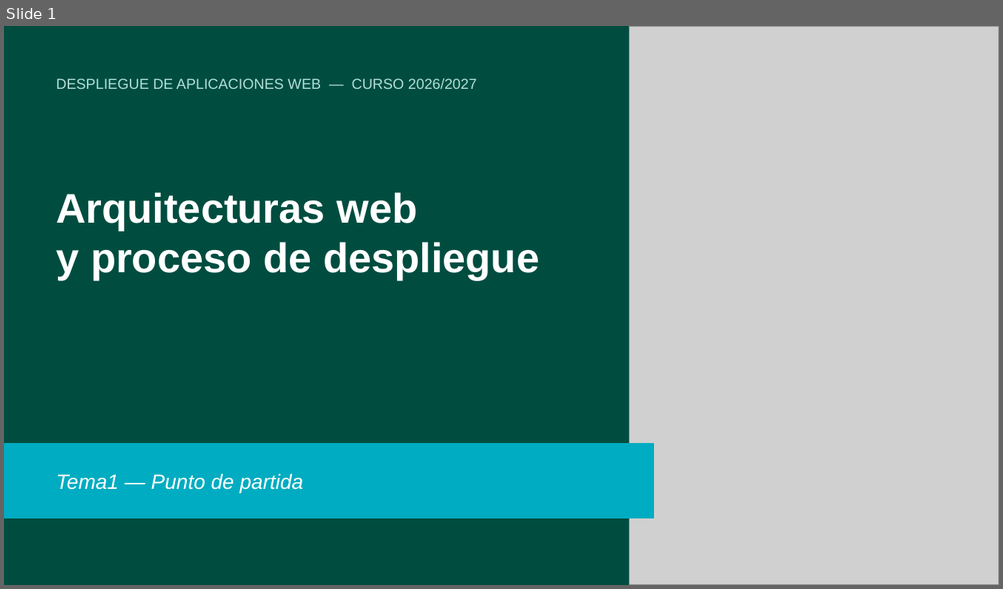
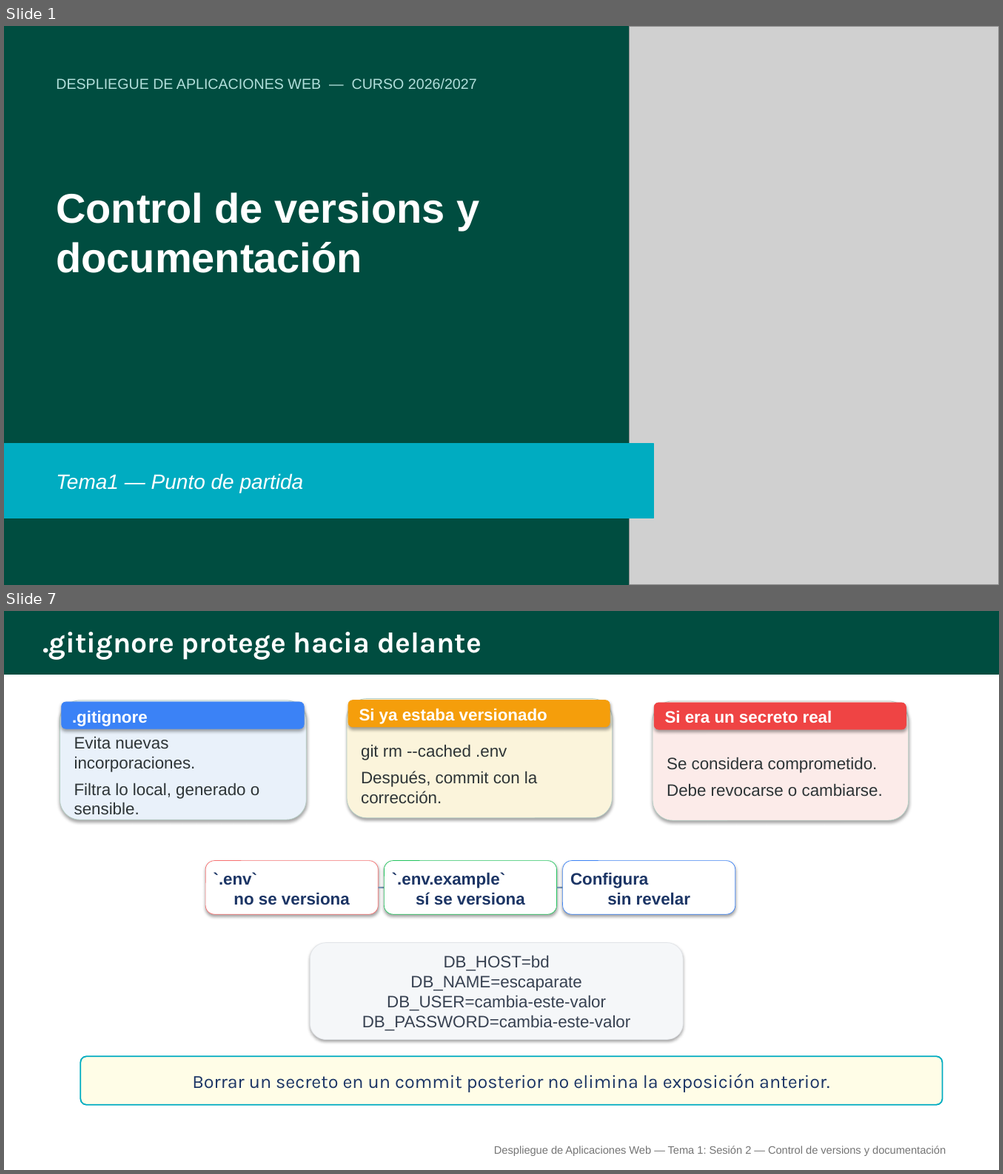
Before and after one commit to alejandroroig/despliegue-daw, a slide deck: docs/tema1/diapositivas/control_versiones_documentacion.pptx. Shown one above the other, each under a label of ours: slide 1 before the commit, slides 1 and 7 after it; the slides between them are not shown. The pictures are 1003x589 and 1003x1174 pixels, drawn with LibreOffice and Linux fonts; fonts in the diff are those of the drawing; grey boxes stand for pictures. Boxes give left, top, right and bottom in pixels: in the first picture for what was removed or moved away, otherwise in the second. Text is boxed around its words. In the diff, an @@ line names an element or a change of style, - is before the commit and + after.

```diff
--- a/docs/tema1/diapositivas/control_versiones_documentacion.pptx
+++ b/docs/tema1/diapositivas/control_versiones_documentacion.pptx
@@ slide 7 added at [4, 611, 999, 1170], background #FFFFFF @@
@@ rectangle added at [4, 611, 999, 675], fill #004D40, outline #004D40 1 pt @@
@@ text added at [42, 632, 481, 660], 28 pt, text #FFFFFF, bold @@
+.gitignore protege hacia delante
@@ rounded rectangle added at [347, 699, 612, 818], fill #FBF4DB, outline #B5CEC4 0.5 pt, 16 pt, text #2D3436 @@
+git rm --cached .env
+Después, commit con la corrección.
@@ rounded rectangle added at [60, 701, 306, 820], fill #E9F1FA, outline #B5CEC4 0.5 pt, 16 pt, text #2D3436 @@
+Evita nuevas incorporaciones.
+Filtra lo local, generado o sensible.
@@ rounded rectangle added at [62, 702, 304, 729], fill #3B82F6, outline #3B82F6 0.5 pt @@
@@ text added at [72, 710, 148, 726], 16 pt, text #FFFFFF, bold @@
+.gitignore
@@ rounded rectangle added at [348, 701, 609, 727], fill #F59E0B, outline #F59E0B 0.5 pt @@
@@ text added at [359, 708, 547, 724], 16 pt, text #FFFFFF, bold @@
+Si ya estaba versionado
@@ rounded rectangle added at [652, 701, 908, 820], fill #FCEBE9, outline #B5CEC4 0.5 pt, 16 pt, text #2D3436 @@
+Se considera comprometido.
+Debe revocarse o cambiarse.
@@ rounded rectangle added at [654, 703, 906, 729], fill #EF4444, outline #EF4444 0.5 pt @@
@@ text added at [665, 710, 832, 723], 16 pt, text #FFFFFF, bold @@
+Si era un secreto real
@@ rounded rectangle added at [205, 861, 378, 914], fill #FFFFFF, outline #F87171 0.5 pt @@
@@ text added at [213, 872, 350, 906], 16 pt, text #1C3565, bold @@
+`.env`
+no se versiona
@@ rounded rectangle added at [384, 861, 556, 914], fill #FFFFFF, outline #22C55E 0.5 pt @@
@@ text added at [392, 872, 525, 906], 16 pt, text #1C3565, bold @@
+`.env.example`
+sí se versiona
@@ rounded rectangle added at [563, 861, 735, 914], fill #FFFFFF, outline #3B82F6 0.5 pt @@
@@ text added at [570, 872, 690, 906], 16 pt, text #1C3565, bold @@
+Configura
+sin revelar
@@ line added from (378, 888) to (384, 888), #7896B4 1.5 pt @@
@@ line added from (557, 888) to (563, 888), #7896B4 1.5 pt @@
@@ rounded rectangle added at [310, 943, 683, 1040], fill #F5F7F9, outline #E1E4E8 0.5 pt, 16 pt, text #374151 @@
+DB_HOST=bd
+DB_NAME=escaparate
+DB_USER=cambia-este-valor
+DB_PASSWORD=cambia-este-valor
@@ rounded rectangle added at [80, 1056, 942, 1105], fill #FFFDE7, outline #00ACC1 1.3 pt @@
@@ text added at [192, 1074, 829, 1093], 18 pt, text #1C3565 @@
+Borrar un secreto en un commit posterior no elimina la exposición anterior.
@@ text added at [494, 1146, 945, 1156], 10.5 pt, text #757575 @@
+Despliegue de Aplicaciones Web — Tema 1: Sesión 2 — Control de versions y documentación
@@ slide 1 changed as well @@
@@ text at [56, 192, 479, 273]: text changed @@
-Arquitecturas web
-y proceso de despliegue
+Control de versions y documentación
```
Also in this commit, not shown: 2 other slides changed, 11 other slides added, 11 slides removed, 3 other files.
